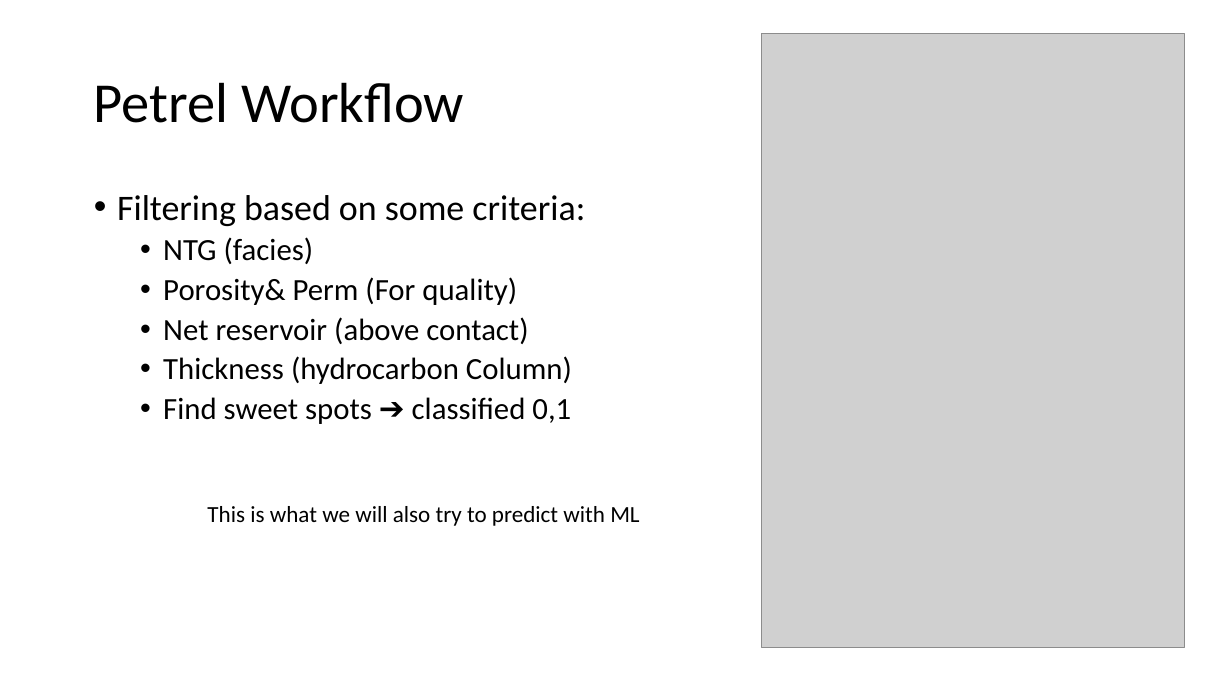
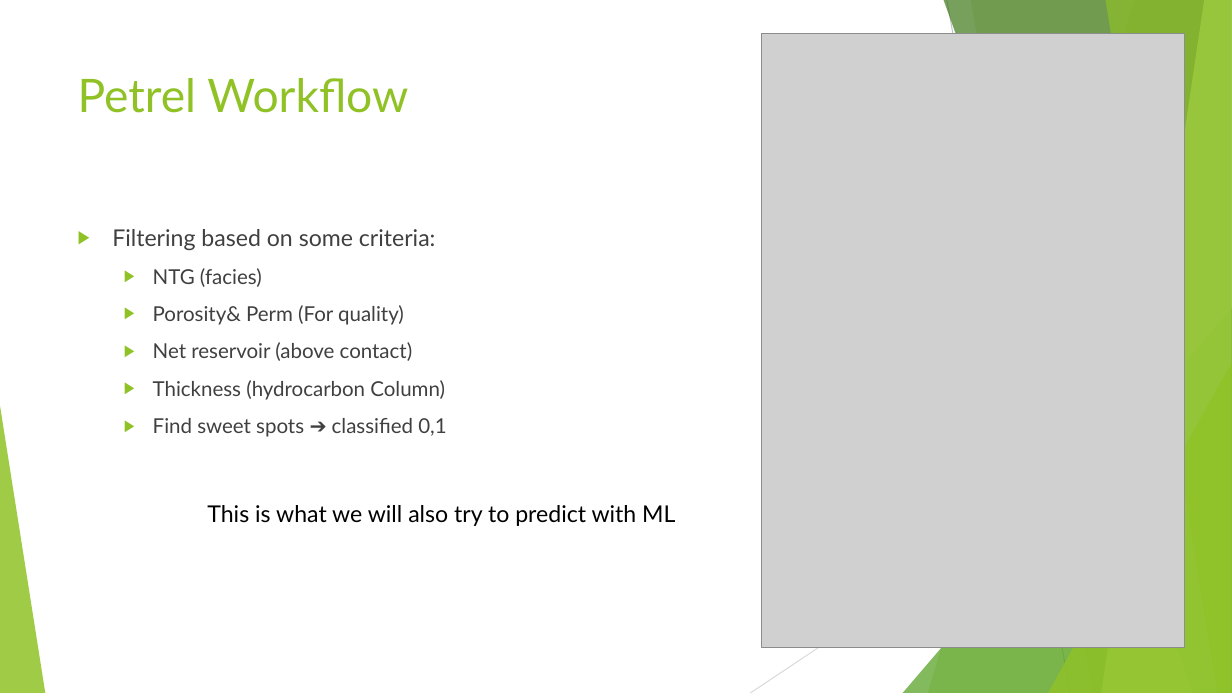
Before and after one commit to Nozziel/OGA2018_SweetSpotPrediction, a slide deck: slide 3 of Presentation1.pptx. Drawn at 1232x693 pixels with LibreOffice and Linux fonts; fonts in the diff are those of the drawing; grey boxes stand for pictures. Boxes give left, top, right and bottom in pixels: in the first picture for what was removed or moved away, otherwise in the second. Text is boxed around its words. In the diff, an @@ line names an element or a change of style, - is before the commit and + after.

Commit message:
theme

```diff
--- a/Presentation1.pptx
+++ b/Presentation1.pptx
@@ title "Petrel Workflow": place and size @@
-title "Petrel Workflow" at [94,82,464,123]
+title "Petrel Workflow" at [78,78,408,113]
@@ title "Petrel Workflow" at [78,78,408,113]: size 44 to 36 pt, font Calibri to Lato, text colour #000000 to #90C226; line spacing 0.9 to 1; vertical alignment middle to top @@
@@ text "Filtering based on some criteria:": place and size @@
-text "Filtering based on some criteria:" at [117,195,585,424]
+text "Filtering based on some criteria:" at [112,229,446,437]
@@ text "Filtering based on some criteria:" at [112,229,446,437]: size 28 to 18 pt in "Filtering based on some criteria:"; font Calibri to Lato, text colour #000000 to #404040; size 24 to 16 pt in "NTG (facies)", "Porosity& Perm (For quality)", "Net reservoir (above contact)", "Thickness (hydrocarbon Column)" and 1 more places; bullet • to ▶; line spacing 0.9 to 1; more space between paragraphs @@
@@ group added at [0,0,1232,693]: 5 freeform shapes, 3 triangles, 2 lines @@
@@ text "This is what we will ..." at [207,505,675,526]: font Calibri to Lato @@
```
Also in this commit, not shown: 3 other slides changed.
